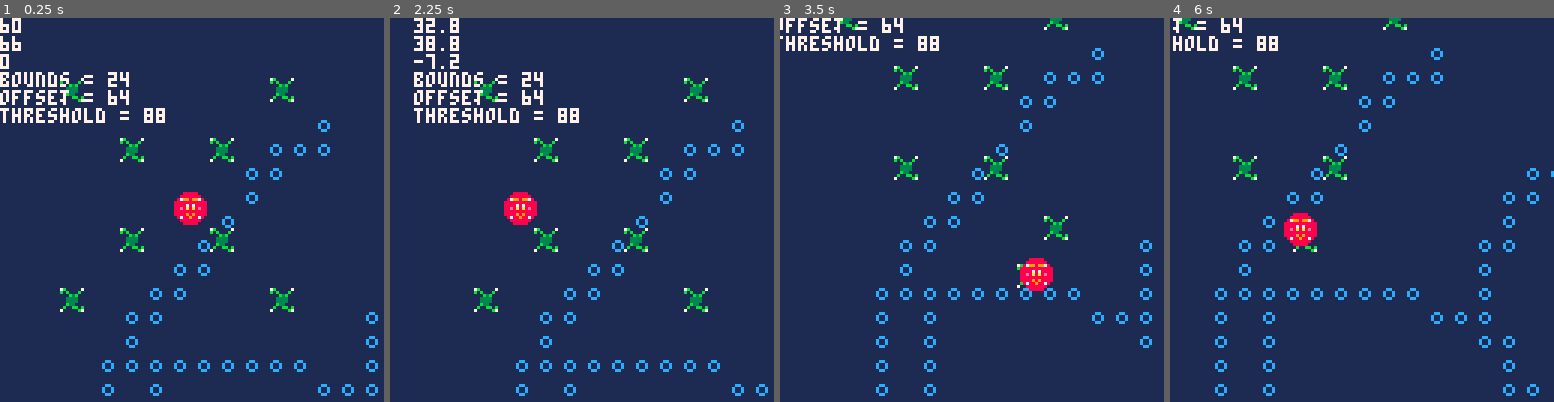
Above: before the commit, frames 1-4 (left to right).
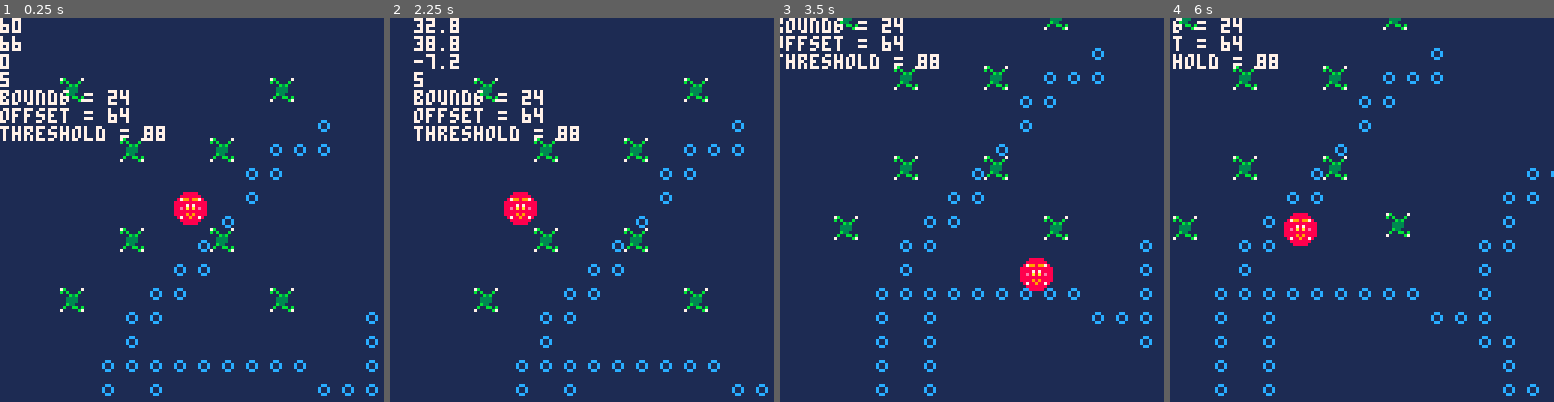
Above: after the commit, the same moments.

Repository: acmcpheron02/beeg
Game: PICO-8 cartridge beeg.p8
Two runs of this game, one before a commit and one after it. Both use one fixed random seed, a clock stepped at 60 frames per second and the inputs below.
Inputs:
- Up to frame 1 (0.25 s): no input
- Up to frame 2 (2.25 s): hold Left from 1.97 s (still down)
- Up to frame 3 (3.5 s): release Left at 2.37 s; hold Down 2.42-2.82 s; hold Right from 2.87 s (still down)
- Up to frame 4 (6 s): release Right at 3.53 s; hold Up 3.58-4.08 s; hold Right 4.13-4.53 s; hold Down 4.58-5.08 s; hold Left 5.13-5.8 s; hold Up from 5.85 s (still down)

The runs differ from the first frame. In frame 1, 2.2% of the frame differs, in the area x 0-43%, y 14-33%; in frame 2, 2.2%; in frame 3, 1.8%; in frame 4, 1.4%.

Commit message:
some collison refactors

Diff:
--- a/beeg.p8
+++ b/beeg.p8
@@ -32,8 +32,6 @@
 function _update()
   player.move()
   cam.cameraDraw()
-  collided = false
-  eated = false
   collisions()
   foreach(particles, update_particles)
 end
@@ -53,6 +51,7 @@
     print(player.x)
     print(player.x+player.w)
     print(cam.posX)
+    print(player.radius)
     print("bounds = 24")
     print("offset = 64")
     print("threshold = 88")
@@ -67,10 +66,9 @@
 
 function collide(a1, a2)
   if (a1==a2) then return end
-  xdist = mid((a1.center_x() - a2.x), (a1.center_x() - a2.x-a2.w), 0)
-  ydist = mid((a1.center_y() - a2.y), (a1.center_y() - a2.y-a2.h), 0)
-  if (a1.radius*a1.radius)>(xdist * xdist + ydist * ydist) then
-    collided = true
+  xdist = a1.xCen() - a2.xCen()
+  ydist = a1.yCen() - a2.yCen()
+  if (a1.radius*a1.radius)>((xdist * xdist + ydist * ydist)-a2.w/2*a2.h/2) then
     collide_event(a1, a2)
   end
 end
@@ -92,6 +90,12 @@
   a.w=w or 7
   a.xFlipped = 0
   a.sprite = s
+  function a.xCen()
+    return a.x + a.w/2
+  end
+  function a.yCen()
+    return a.y + a.h/2
+  end
   function a.draw_actor()
     spr(a.sprite, a.x, a.y, 1, 1, a.xFlipped)
     if debug == true then
@@ -109,15 +113,6 @@
 function make_player(x,y,h,w)
   local p = {}
   p = make_actor("player", x, y, h, w)
-  function p.center_x()
-    return p.x + p.w/2
-  end
-  function p.center_y()
-    return p.y + p.h/2
-  end
-  function p.center_y()
-    return p.y + p.h/2
-  end
   function p.set_size()
     local increment = 4
     p.size = 2 + flr((p.mass - p.base_mass)/4)
@@ -134,6 +129,7 @@
   end
   function p.set_radius()
     local radius = (p.w/2)+p.size
+    p.radius = radius
     return radius
   end
   p.dx = 0
@@ -163,6 +159,7 @@
     p.set_accel()
     p.set_friction()
     p.set_size()
+    p.set_radius()
   end
 
   function p.move()
@@ -254,37 +251,37 @@
 function eat_fx (pl, t)
   local sp = 4.5 --speed
   local fx = {}
-  fx.dx,fx.dy,fx.dur,fx.pal,fx.x,fx.y = sp, sp, 20, 7, pl.center_x(), pl.center_y()
-  add(particles, fx)
-
-  local fx = {}
-  fx.dx,fx.dy,fx.dur,fx.pal,fx.x,fx.y = sp, -sp, 20, 7, pl.center_x(), pl.center_y()
-  add(particles, fx)
-
-  local fx = {}
-  fx.dx,fx.dy,fx.dur,fx.pal,fx.x,fx.y = -sp, sp, 20, 7, pl.center_x(), pl.center_y()
-  add(particles, fx)
-
-  local fx = {}
-  fx.dx,fx.dy,fx.dur,fx.pal,fx.x,fx.y = -sp, -sp, 20, 7, pl.center_x(), pl.center_y()
+  fx.dx,fx.dy,fx.dur,fx.pal,fx.x,fx.y = sp, sp, 20, 7, pl.xCen(), pl.yCen()
+  add(particles, fx)
+
+  local fx = {}
+  fx.dx,fx.dy,fx.dur,fx.pal,fx.x,fx.y = sp, -sp, 20, 7, pl.xCen(), pl.yCen()
+  add(particles, fx)
+
+  local fx = {}
+  fx.dx,fx.dy,fx.dur,fx.pal,fx.x,fx.y = -sp, sp, 20, 7, pl.xCen(), pl.yCen()
+  add(particles, fx)
+
+  local fx = {}
+  fx.dx,fx.dy,fx.dur,fx.pal,fx.x,fx.y = -sp, -sp, 20, 7, pl.xCen(), pl.yCen()
   add(particles, fx)
 
   local sp = 6
 
   local fx = {}
-  fx.dx,fx.dy,fx.dur,fx.pal,fx.x,fx.y = sp, 0, 20, 7, pl.center_x(), pl.center_y()
-  add(particles, fx)
-
-  local fx = {}
-  fx.dx,fx.dy,fx.dur,fx.pal,fx.x,fx.y = -sp, 0, 20, 7, pl.center_x(), pl.center_y()
-  add(particles, fx)
-
-  local fx = {}
-  fx.dx,fx.dy,fx.dur,fx.pal,fx.x,fx.y = 0, sp, 20, 7, pl.center_x(), pl.center_y()
-  add(particles, fx)
-
-  local fx = {}
-  fx.dx,fx.dy,fx.dur,fx.pal,fx.x,fx.y = 0, -sp, 20, 7, pl.center_x(), pl.center_y()
+  fx.dx,fx.dy,fx.dur,fx.pal,fx.x,fx.y = sp, 0, 20, 7, pl.xCen(), pl.yCen()
+  add(particles, fx)
+
+  local fx = {}
+  fx.dx,fx.dy,fx.dur,fx.pal,fx.x,fx.y = -sp, 0, 20, 7, pl.xCen(), pl.yCen()
+  add(particles, fx)
+
+  local fx = {}
+  fx.dx,fx.dy,fx.dur,fx.pal,fx.x,fx.y = 0, sp, 20, 7, pl.xCen(), pl.yCen()
+  add(particles, fx)
+
+  local fx = {}
+  fx.dx,fx.dy,fx.dur,fx.pal,fx.x,fx.y = 0, -sp, 20, 7, pl.xCen(), pl.yCen()
   add(particles, fx)
 
 end
